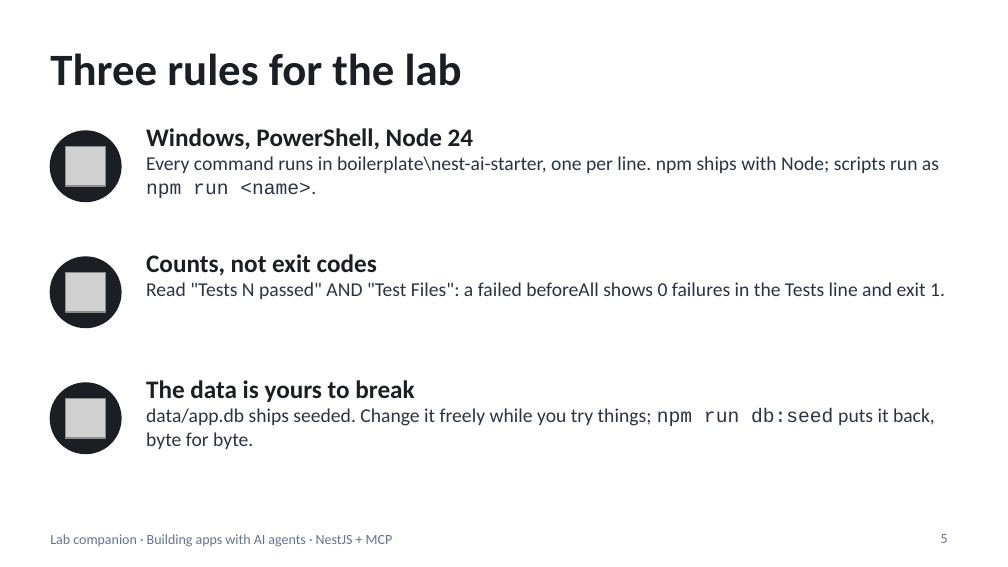
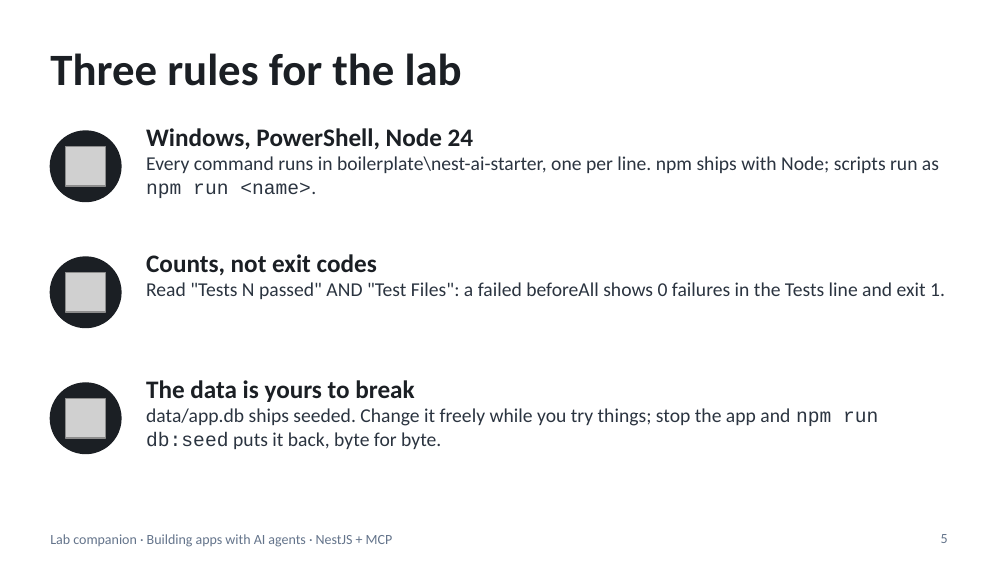
Before and after one commit to blazaga/ai-training-modules, a slide deck: slide 5 of docs/ai-agent-training/slides/lab-companion.pptx. Drawn at 1008x567 pixels with LibreOffice and Linux fonts; fonts in the diff are those of the drawing; grey boxes stand for pictures. Boxes give left, top, right and bottom in pixels: in the first picture for what was removed or moved away, otherwise in the second. Text is boxed around its words. In the diff, an @@ line names an element or a change of style, - is before the commit and + after.

```diff
--- a/docs/ai-agent-training/slides/lab-companion.pptx
+++ b/docs/ai-agent-training/slides/lab-companion.pptx
@@ text at (146, 408, 878, 449): text changed @@
-data/app.db ships seeded. Change it freely while you try things; npm run db:seed puts it back, byte for byte.
+data/app.db ships seeded. Change it freely while you try things; stop the app and npm run db:seed puts it back, byte for byte.
```
Also in this commit, not shown: 9 other slides changed, 28 other files.
